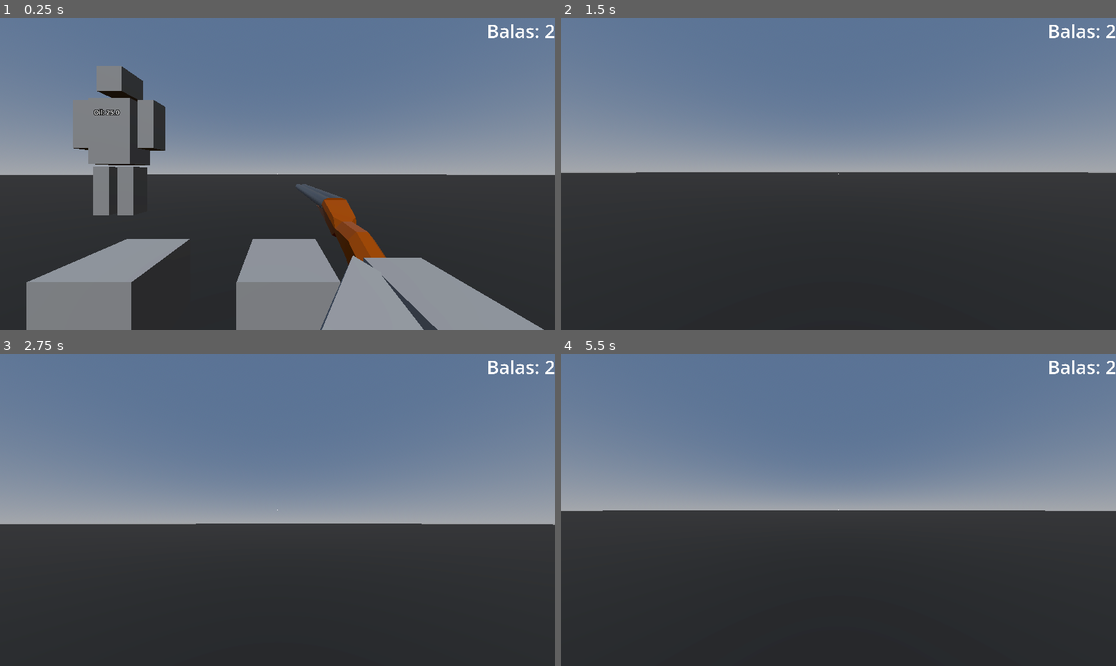
Above: before the commit, frames 1-4 (two rows, left to right).
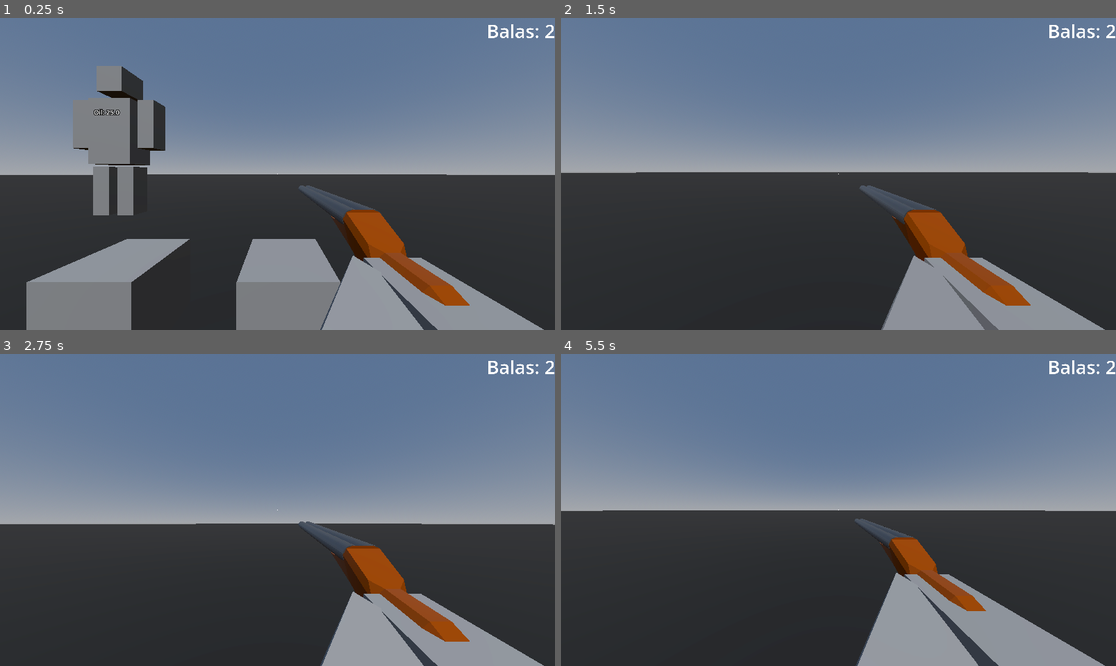
Above: after the commit, the same moments.

Repository: Bernardo-Vetromille/Robot-dismemberment-FPS
Game: Godot game, scene res://scenes/levels/main.tscn
Two runs of this game, one before a commit and one after it. Both use one fixed random seed, a clock stepped at 60 frames per second and the inputs below.
Inputs (mouse positions are in pixels of both pictures, inside the frame that each line leads up to):
- Up to frame 1 (0.25 s): no input
- Up to frame 2 (1.5 s): move the mouse to (866, 174) at 0.52 s; hold W (up) from 0.53 s (still down); tap 1 (pistol) at 0.6 s; tap Space (jump) at 0.77 s; tap 2 (shotgun) at 0.8, 1.35 s; tap Enter at 1.25 s; move the mouse to (810, 174) at 1.27 s
- Up to frame 3 (2.75 s): keep holding W (up); tap Space (jump) at 1.52, 2 s; tap 1 (pistol) at 1.55 s; move the mouse to (288, 503) at 2.02 s; click (288, 503) at 2.1 s; tap 2 (shotgun) at 2.3 s
- Up to frame 4 (5.5 s): keep holding W (up); move the mouse to (832, 516) at 2.77 s; tap Ctrl (ctrl) at 2.85 s; tap Space (jump) at 3.02, 3.77, 4.25, 4.52 s; tap 1 (pistol) at 3.05, 3.6, 4.55 s; tap Enter at 3.5, 5 s; move the mouse to (877, 513) at 3.52 s; tap 2 (shotgun) at 3.8, 4.35, 5.3 s; move the mouse to (794, 506) at 4.27 s; move the mouse to (844, 510) at 5.02 s; hold Shift (sprint) from 5.03 s (still down)

The runs differ from the first frame. In frame 1, 2.7% of the frame differs, in the area x 53-85%, y 53-93%; in frame 2, 8.0%; in frame 3, 7.7%; in frame 4, 8.7%, in the area x 52-98%, y 52-100%.

Commit message:
Minor bug fix
Weapon equip bug fixed
Robot damage alert fixed
Weapon infinite ammo bug fixed

Diff:
--- a/scenes/player/weapons/shotgun.tscn
+++ b/scenes/player/weapons/shotgun.tscn
@@ -90,7 +90,7 @@
 transform = Transform3D(1, 0, 0, 0, 1, 0, 0, 0, 1, 0.25, -0.245, -0.09)
 
 [node name="shotgun" parent="visual" unique_id=263927211 instance=ExtResource("3_xwnbh")]
-transform = Transform3D(0.4, 0, 0, 0, 0.4, 0, 0, 0, 0.4, 0, -0.0062595904, -0.24708498)
+transform = Transform3D(0.4, 0, 0, 0, 0.4, 0, 0, 0, 0.4, 0, -0.0062595904, -0.024768561)
 
 [node name="AnimationPlayer" type="AnimationPlayer" parent="visual" unique_id=819691882]
 libraries/ = SubResource("AnimationLibrary_0owmy")
--- a/scripts/player/player.gd
+++ b/scripts/player/player.gd
@@ -83,6 +83,9 @@
 		if child is Weapon3D:
 			if child != weapon:
 				child.visible = false
+				child.reset_weapon()
+			elif child == weapon:
+				child.visible = true
 
 func weapons():
 	if Input.is_action_just_pressed("pistol"):
--- a/scripts/systems/member3D.gd
+++ b/scripts/systems/member3D.gd
@@ -17,12 +17,18 @@
 @export var collision: CollisionShape3D
 
 var destroyed: bool = false
+var base_HP
+
+func _ready() -> void:
+	base_HP = HP
 
 func _physics_process(delta: float) -> void:
 	if HP <= 0:
 		destroy()
 	if destroyed:
 		start_oil_leak(delta)
+	if HP < base_HP:
+		robot.look_at_player = true
 
 func destroy() -> void:
 	destroyed = true
--- a/scripts/systems/robot.gd
+++ b/scripts/systems/robot.gd
@@ -10,7 +10,7 @@
 @export var floor_ray: RayCast3D
 @export var vision_ray: RayCast3D
 @export var vision_area: Area3D
-
+@export var look_at_player: bool
 
 var base_speed: float
 var members: Array[Member3D]
@@ -129,11 +129,5 @@
 			if collider.is_in_group("player"):
 				head.look_at(collider.global_position)
 
-	var count := 0
-	for m in members:
-		if !m.destroyed:
-			count += 1
-	if members_alive > count:
+	if look_at_player:
 		head.look_at(nf_player.global_position)
-
-	members_alive = count
--- a/scripts/systems/weapon.gd
+++ b/scripts/systems/weapon.gd
@@ -39,6 +39,8 @@
 			reload()
 		if reloading:
 			bullets_label.text = "Balas: " + "Recarregando..."
+		elif infinite_ammo:
+			bullets_label.text = "Balas: " + "infinitas"
 		else:
 			bullets_label.text = "Balas: " + str(remaining_bullets)
 
@@ -78,7 +80,6 @@
 	remaining_bullets = bullets
 
 func reset_weapon() -> void:
-	remaining_bullets = bullets
 	can_shoot = true
 	reloading = false
 
